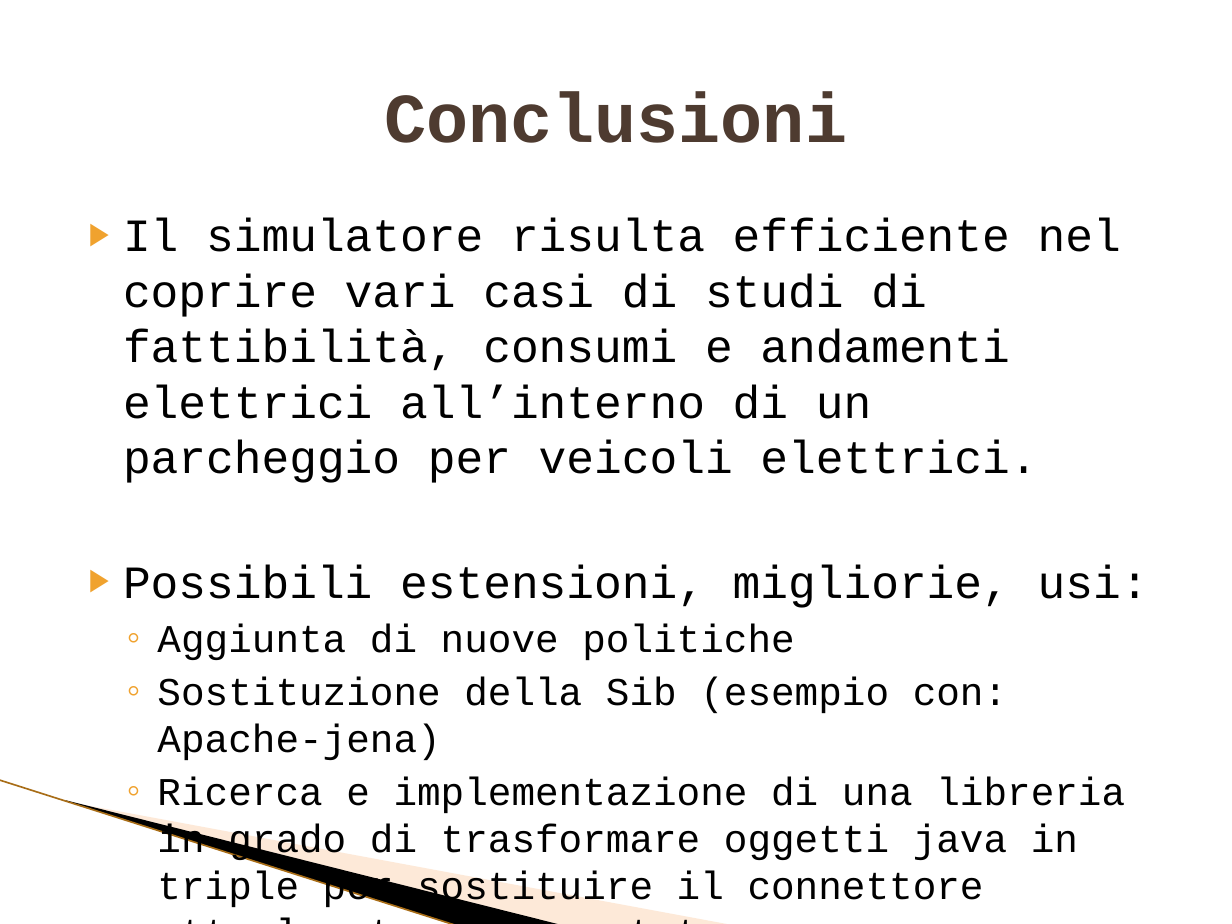
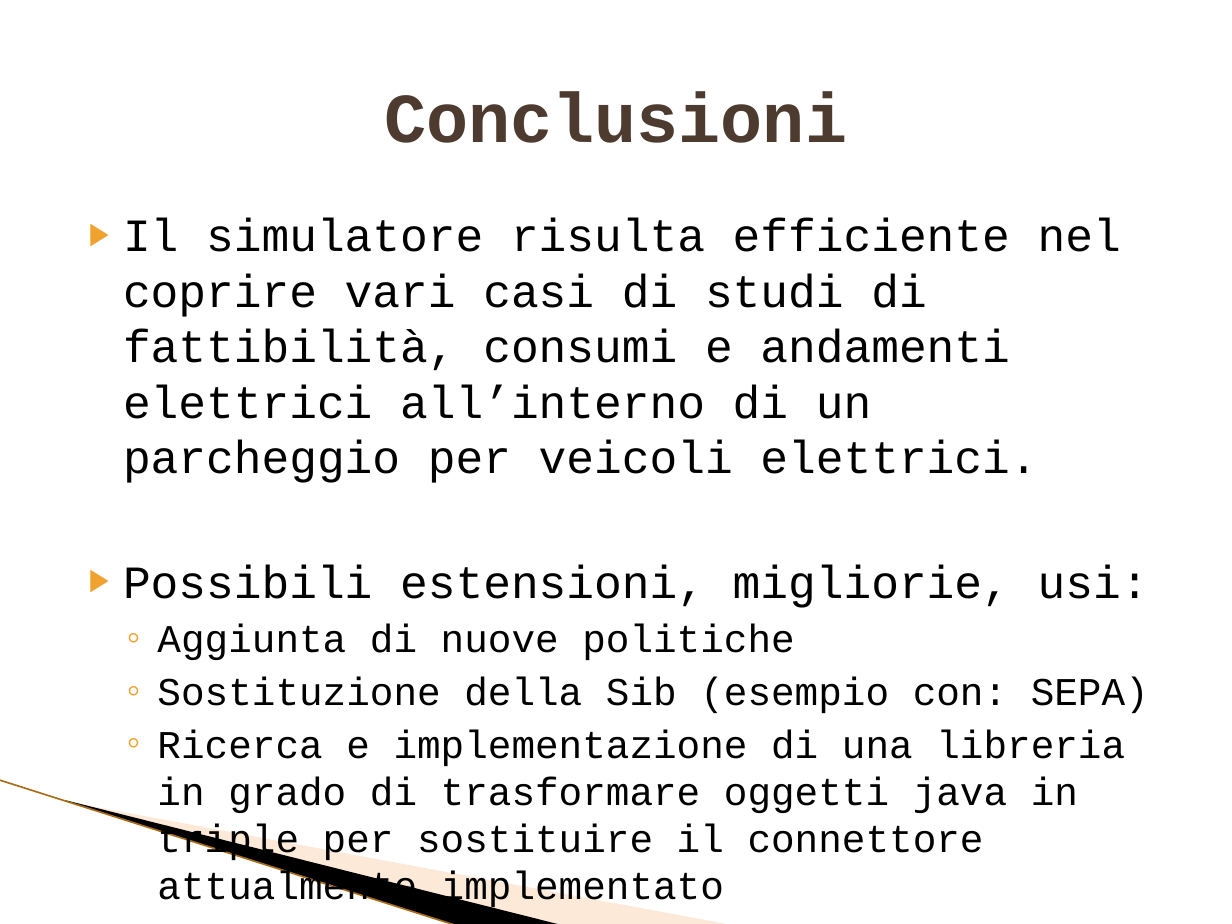
Before and after one commit to FerrariAndrea/VeicleToGrid, a slide deck: slide 5 of Progetto di Calcolatori Elettronici M.pptx. Drawn at 1232x924 pixels with LibreOffice and Linux fonts; fonts in the diff are those of the drawing; background and template pictures are left out. Boxes give left, top, right and bottom in pixels: in the first picture for what was removed or moved away, otherwise in the second. Text is boxed around its words. In the diff, an @@ line names an element or a change of style, - is before the commit and + after.

```diff
--- a/Progetto di Calcolatori Elettronici M.pptx
+++ b/Progetto di Calcolatori Elettronici M.pptx
@@ text at (157,677,1149,713): text changed @@
-  ◦ Sostituzione della Sib (esempio con: Apache-jena)
+  ◦ Sostituzione della Sib (esempio con: SEPA)
```
Also in this commit, not shown: 8 other files.
